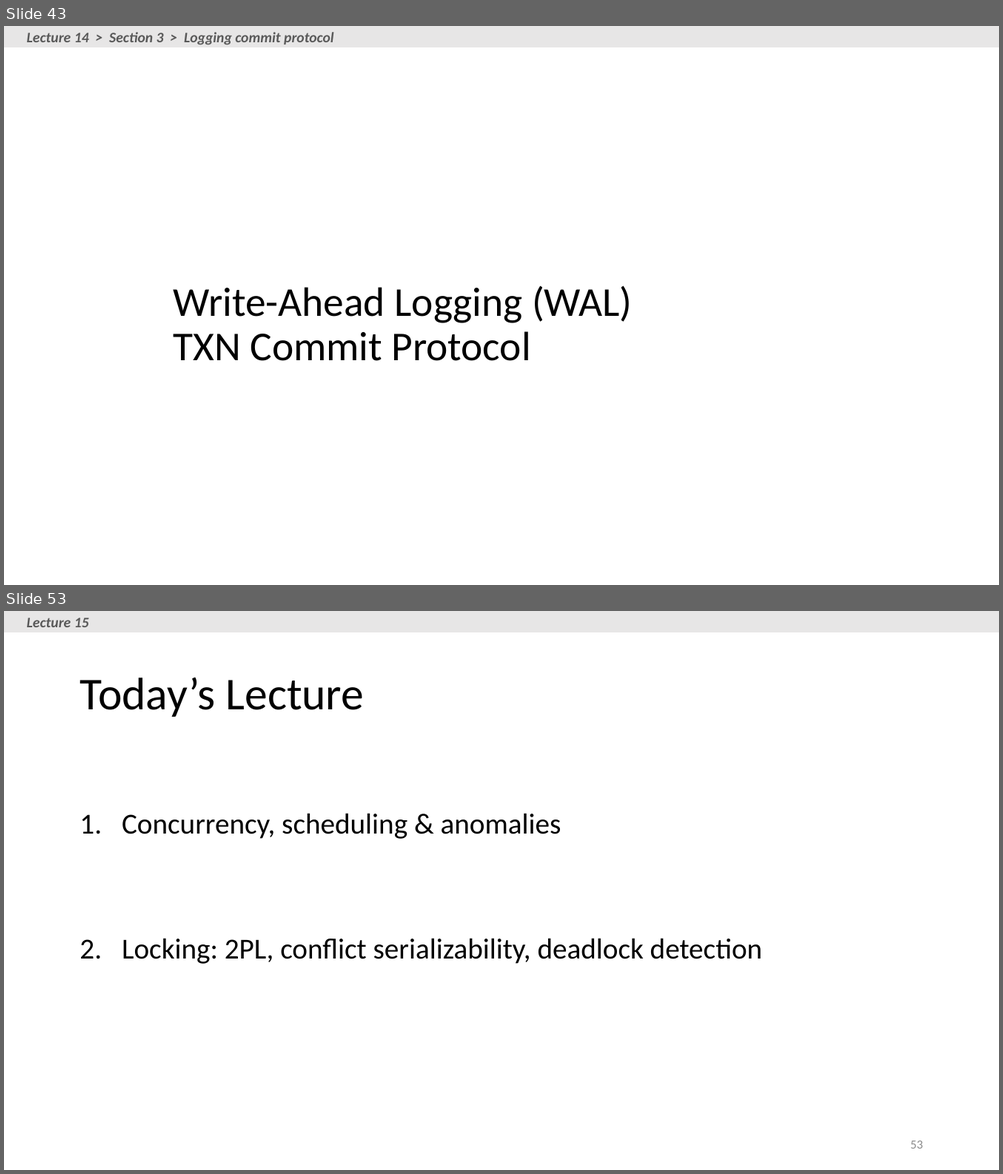
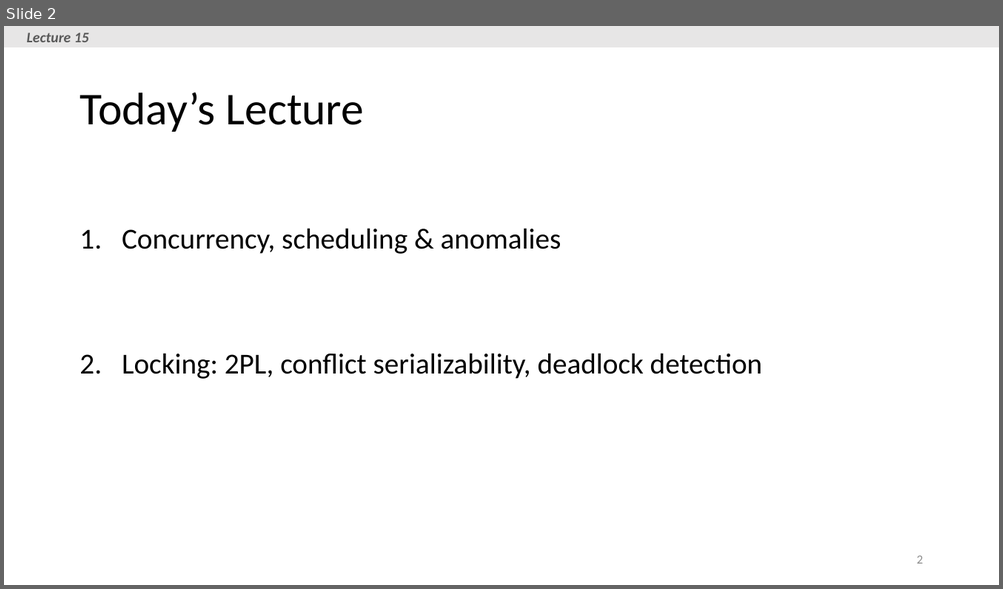
Before and after one commit to yazduni-cs/database-fall2018, a slide deck: lectures/lecture14-15/Lecture_15_TXNs2.pptx. Shown one above the other, each under a label of ours: slides 43 and 53 before the commit, slide 2 after it; the slides between them are not shown. The pictures are 1003x1174 and 1003x589 pixels, drawn with LibreOffice and Linux fonts; fonts in the diff are those of the drawing. Boxes give left, top, right and bottom in pixels: in the first picture for what was removed or moved away, otherwise in the second. Text is boxed around its words. In the diff, an @@ line names an element or a change of style, - is before the commit and + after.

```diff
--- a/lectures/lecture14-15/Lecture_15_TXNs2.pptx
+++ b/lectures/lecture14-15/Lecture_15_TXNs2.pptx
@@ slide 43 removed at [4, 26, 999, 585], background #FFFFFF @@
@@ rectangle removed at [4, 26, 999, 47] @@
@@ text removed at [27, 32, 334, 45] @@
-Lecture 14 > Section 3 > Logging commit protocol
@@ title removed at [173, 286, 632, 361] @@
-Write-Ahead Logging (WAL)
-TXN Commit Protocol
@@ what was slide 53 is now slide 2 @@
@@ page number at [916, 556, 922, 564]: text changed @@
-53
+2
```
Also in this commit, not shown: 1 slide changed, 50 other slides removed.
